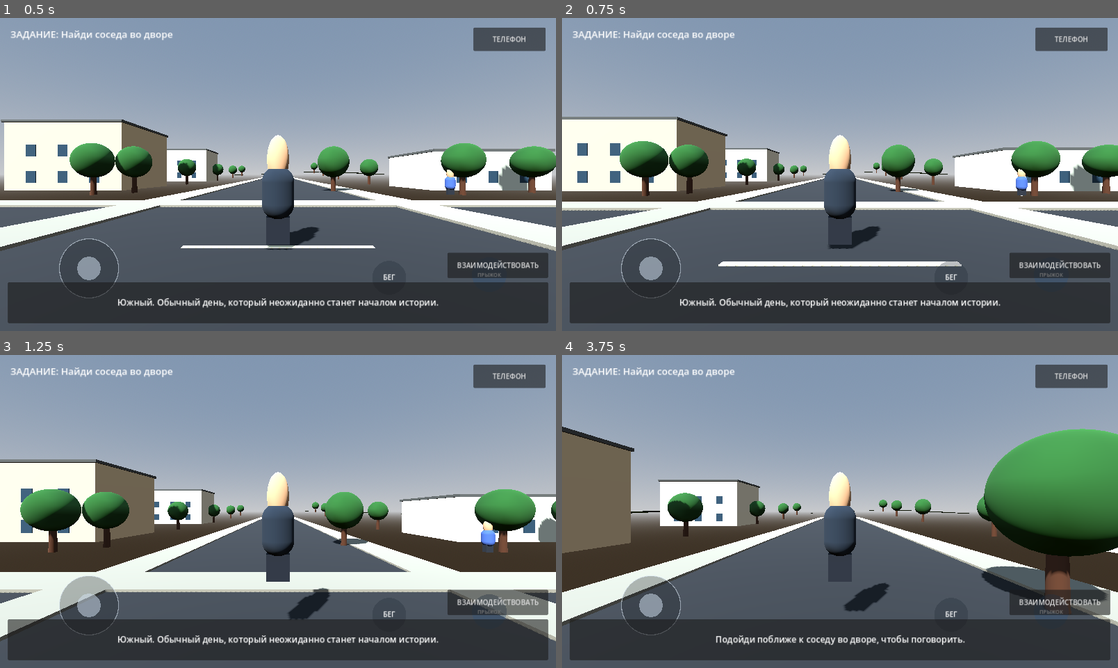
Above: before the commit, frames 1-4 (two rows, left to right).
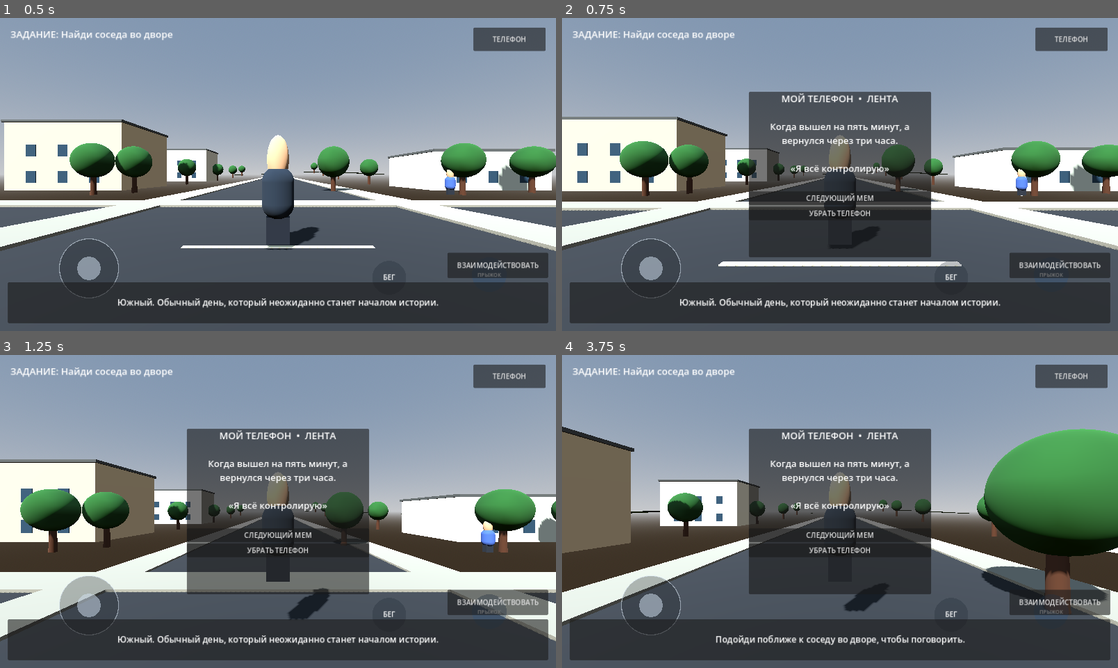
Above: after the commit, the same moments.

Repository: 43l0v3k/Isroriya-krutogo-chuvaka
Game: Godot game, scene res://scenes/main.tscn
Same seed, same stepped clock (60 frames per second), same inputs: the game is played once before the commit and once after it.
Inputs (mouse positions are in pixels of both pictures, inside the frame that each line leads up to):
- Up to frame 1 (0.5 s): no input
- Up to frame 2 (0.75 s): tap Enter at 0.5 s; move the mouse to (867, 174) at 0.52 s; hold W (move_forward) from 0.53 s (still down); tap F at 0.6 s
- Up to frame 3 (1.25 s): keep holding W (move_forward); tap Space (jump) at 0.77 s
- Up to frame 4 (3.75 s): keep holding W (move_forward); move the mouse to (812, 511) at 1.27 s; tap Shift (sprint) at 1.35 s; tap Space (jump) at 1.52, 3.02 s; tap F at 1.55, 2.1, 3.05, 3.6 s; move the mouse to (851, 505) at 2.02 s; move the mouse to (834, 517) at 2.77 s; tap E at 2.85 s; move the mouse to (878, 514) at 3.52 s

Frame 1 is identical in both runs. In frame 2, 17% of the frame differs, in the area x 33-67%, y 23-77%; in frame 3, 17%; in frame 4, 17%.
Error before the commit: Invalid call. Nonexistent function 'toggle_phone' in base 'CanvasLayer (game_hud.gd)'. (res://scripts/player.gd:37)

Commit message:
Expose phone toggle for keyboard shortcut

Diff:
--- a/scripts/game_hud.gd
+++ b/scripts/game_hud.gd
@@ -101,6 +101,9 @@
 func _toggle_phone() -> void:
     phone_panel.visible = not phone_panel.visible
 
+func toggle_phone() -> void:
+    _toggle_phone()
+
 func _next_meme() -> void:
     meme_index = (meme_index + 1) % memes.size()
     meme_label.text = memes[meme_index]
